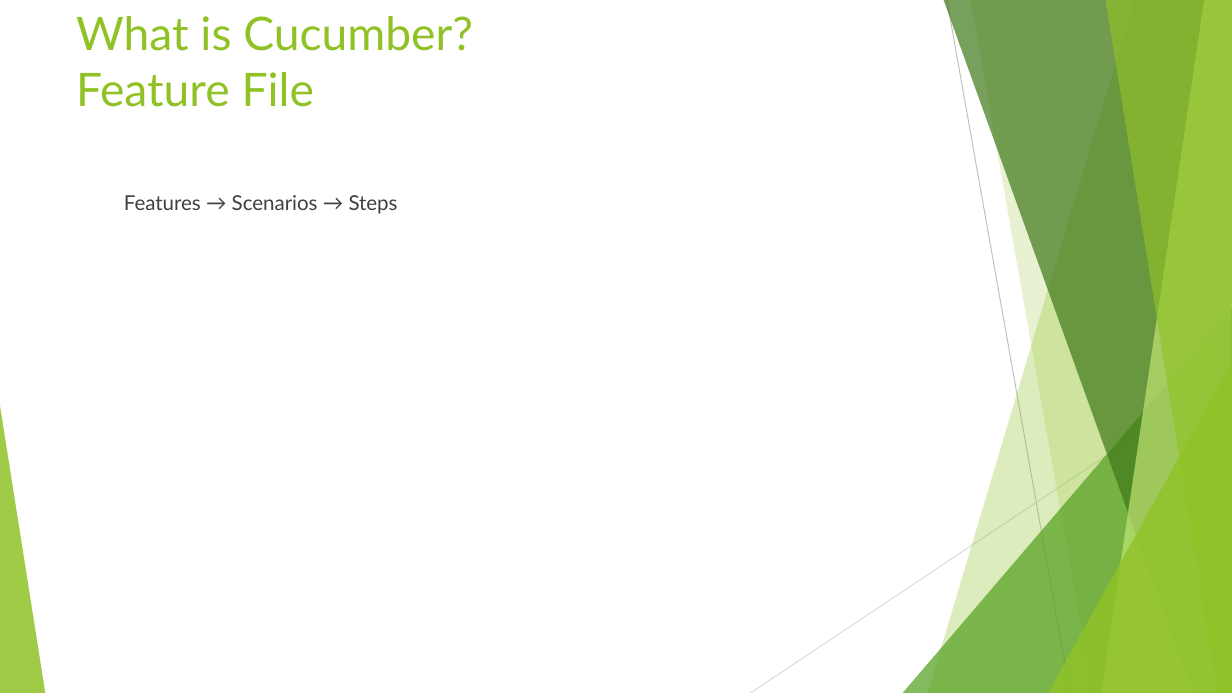
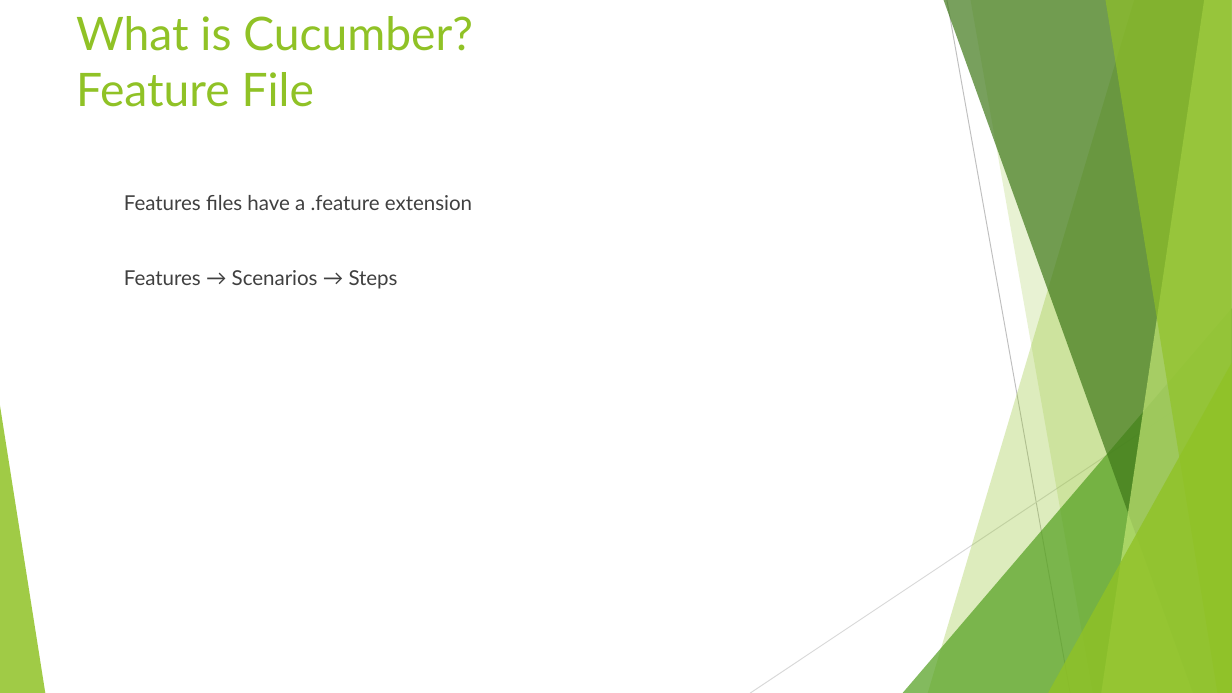
Before and after one commit to jgsheffer/glyptic_training_materials, a slide deck: slide 8 of cucumber/(JS)Introduction to Cucumber.pptx. Drawn at 1232x693 pixels with LibreOffice and Linux fonts; fonts in the diff are those of the drawing. Boxes give left, top, right and bottom in pixels: in the first picture for what was removed or moved away, otherwise in the second. Text is boxed around its words. In the diff, an @@ line names an element or a change of style, - is before the commit and + after.

```diff
--- a/cucumber/(JS)Introduction to Cucumber.pptx
+++ b/cucumber/(JS)Introduction to Cucumber.pptx
@@ text at (x1=124, y1=195, x2=472, y2=210): paragraph added @@
+  Features files have a .feature extension
```
Also in this commit, not shown: 1 other slide changed, 24 other files.
